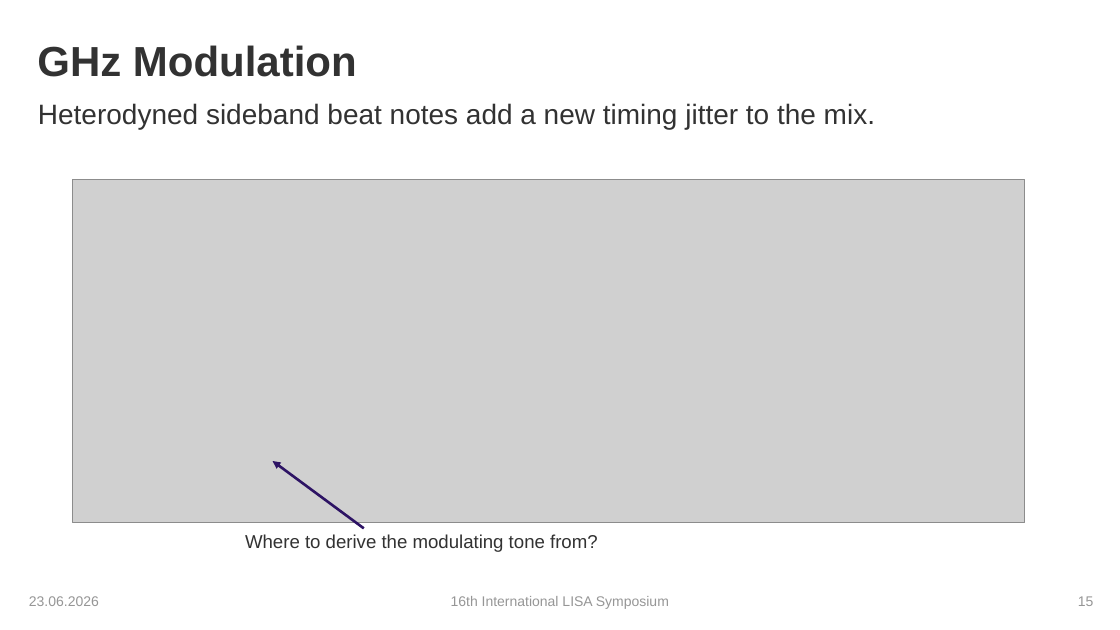
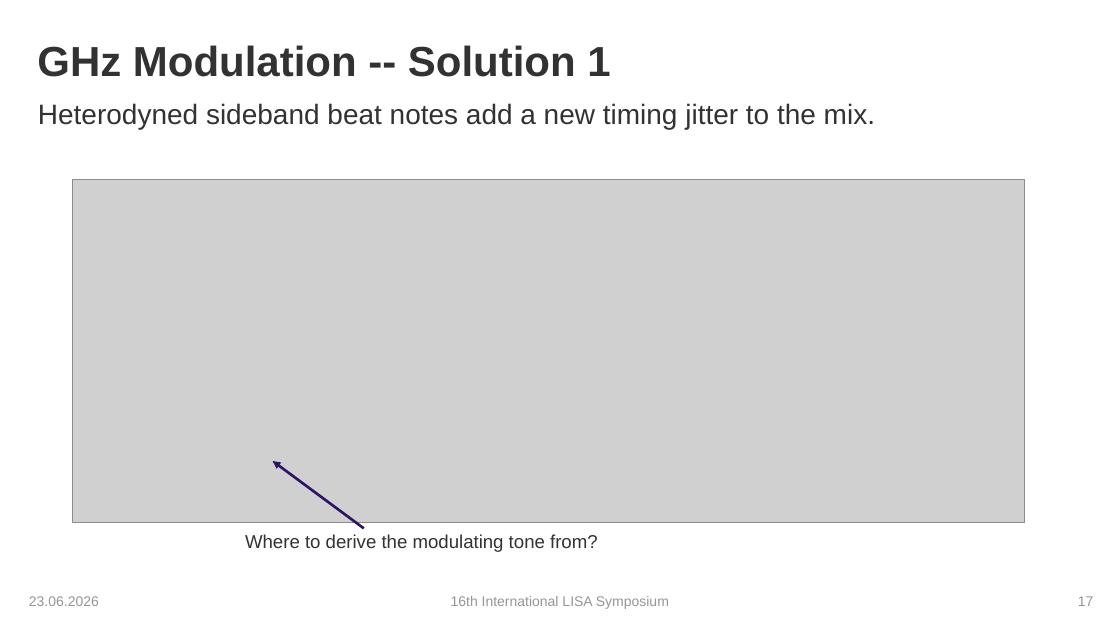
Before and after one commit to karinkruuse/Esitlused, a slide deck: slide 17 of Kruuse_Symposium_2026 - Copy.pptx (slide 15 before the commit). Drawn at 1120x630 pixels with LibreOffice and Linux fonts; fonts in the diff are those of the drawing; grey boxes stand for pictures; background and template pictures are left out. Boxes give left, top, right and bottom in pixels: in the first picture for what was removed or moved away, otherwise in the second. Text is boxed around its words. In the diff, an @@ line names an element or a change of style, - is before the commit and + after.

```diff
--- a/Kruuse_Symposium_2026 - Copy.pptx
+++ b/Kruuse_Symposium_2026 - Copy.pptx
@@ title at bbox=[37, 45, 610, 77]: text changed @@
-GHz Modulation
+GHz Modulation -- Solution 1
@@ page number at bbox=[1078, 596, 1094, 606]: text changed @@
-15
+17
```
Also in this commit, not shown: 3 other slides changed, 2 slides added.
